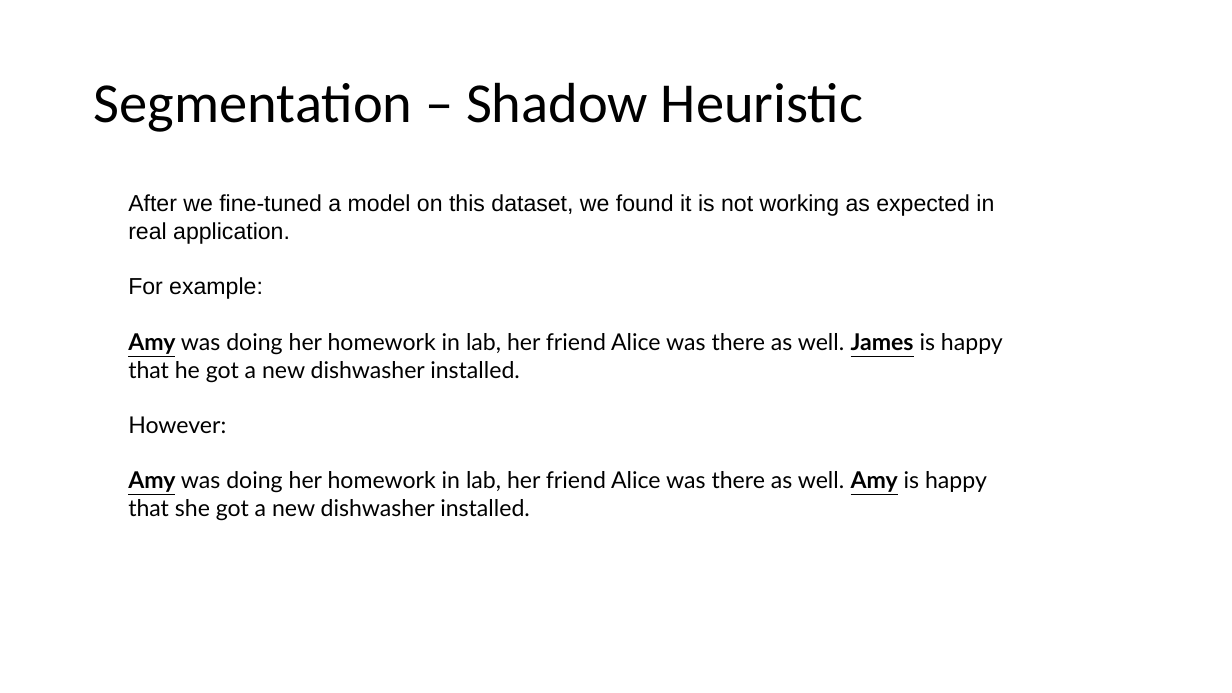
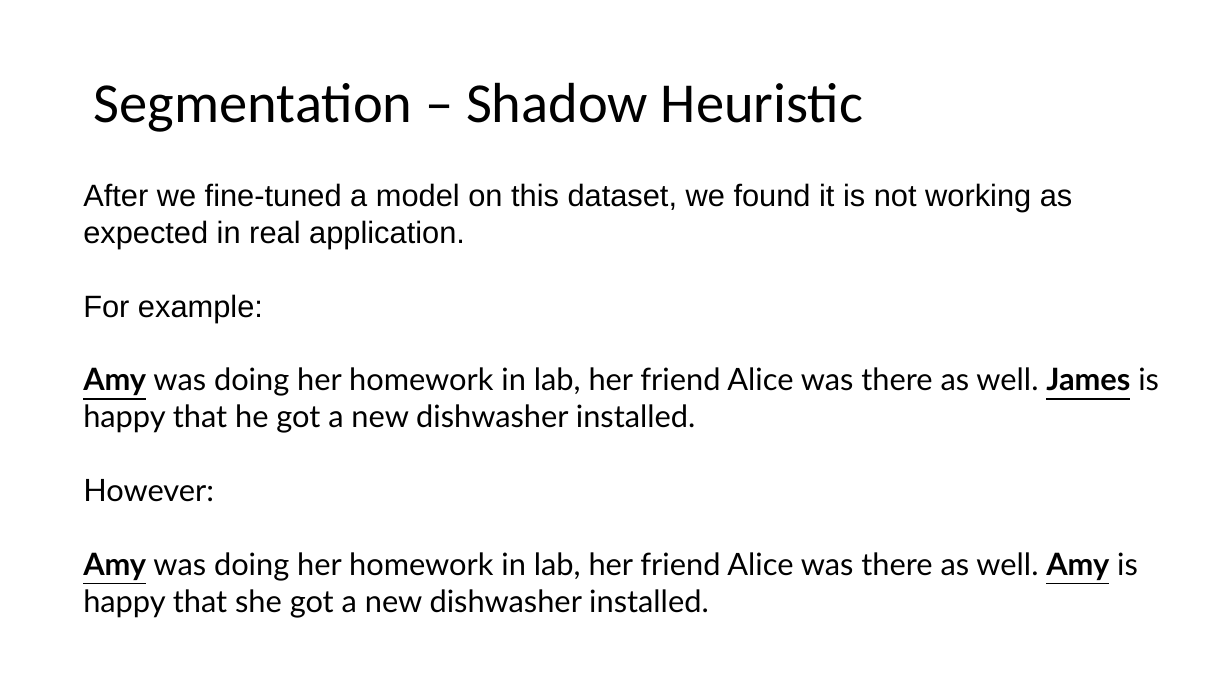
Before and after one commit to Astonzzh/slide, a slide deck: slide 29 of presentation1.pptx (slide 28 before the commit). Drawn at 1232x693 pixels with LibreOffice and Linux fonts; fonts in the diff are those of the drawing. Boxes give left, top, right and bottom in pixels: in the first picture for what was removed or moved away, otherwise in the second. Text is boxed around its words. In the diff, an @@ line names an element or a change of style, - is before the commit and + after.

```diff
--- a/presentation1.pptx
+++ b/presentation1.pptx
@@ text "After we fine-tuned a model ...": place and size @@
-text "After we fine-tuned a model ..." at [128,194,1003,521]
+text "After we fine-tuned a model ..." at [83,183,1159,618]
@@ text "After we fine-tuned a model ..." at [83,183,1159,618]: size 18 to 24 pt @@
```
Also in this commit, not shown: 30 other slides changed, 2 slides added, 1 slide removed.
